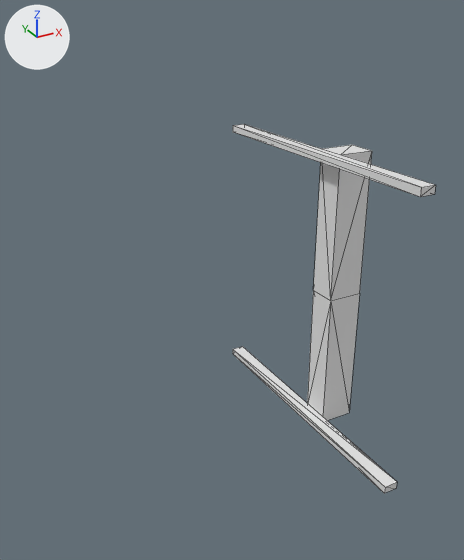
A saved change to the OBJ model Data/bmc/tiles_structure/t_175.obj.
Before and after are seen from a 50 mm camera at (-1.198, -1.673, 0.945) aimed at (-0.273, 0.009, 0.104). Arrows for +X, +Y and +Z are at upper left; the lights stay in place. Mesh edges are drawn as thin lines. Where no turn or scale is listed for an object, it has been applied to the vertices.

Names of what the first picture shows: 't_175'.
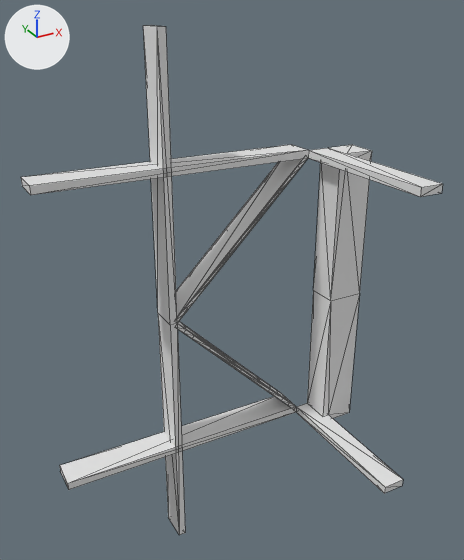
What differs and where, as boxes (x1, y1, x2, y2) in the pictures (464 x 560 px):
't_175', reshaped (107% wider, 38% taller): before (233, 124, 436, 493); after (21, 25, 443, 535)

Patch to the scene script:
```diff
--- a/Data/bmc/tiles_structure/t_175.obj.py
+++ b/Data/bmc/tiles_structure/t_175.obj.py
@@ me_t_175 @@
 # used by ob_t_175; location = (0.0, 0.0, 0.0)
-me_t_175.from_pydata(...)  # 28 vertices, 46 faces; spans x 0.0..0.175, y -0.5..0.5, z -0.5..0.5
+me_t_175.from_pydata(...)  # 208 vertices, 420 faces; spans x -0.875..0.175, y -0.5..0.1, z -0.875..0.875
+# me_t_175 part 1
+# 12 vertices are removed from x 0.0..0.05, y -0.1..0.5, z -0.5..0.5
+# 36 faces are deleted
+# 4 vertices in x 0.05, y -0.5, z -0.5..0.5 move by (0.025, 0.0, 0.0)
+# 142 vertices are added at x -0.5..0.075, y -0.1..0.1, z -0.875..0.875
+# 8 new vertices lie (0.0, 0.5, 0.0) away from vertices in x 0.0..0.05, y -0.5, z -0.5..0.5
+# 8 new vertices lie (-0.875, 0.0, 0.0) away from vertices in x 0.0, y 0.0..0.1, z -0.5..0.5
+# 6 new vertices lie (0.059, 0.0, -0.059) away from vertices in x -0.425..-0.128, y 0.0..0.1, z -0.366..-0.06
+# 6 new vertices lie (0.059, 0.0, 0.059) away from vertices in x -0.425..-0.128, y 0.0..0.1, z 0.06..0.366
+# 6 new vertices lie (0.119, 0.0, 0.119) away from vertices in x -0.366..-0.358, y 0.0..0.1, z 0.12..0.128
+# 6 new vertices lie (0.119, 0.0, -0.119) away from vertices in x -0.366..-0.358, y 0.0..0.1, z -0.128..-0.12
+# 10 new vertices lie (0.0, 0.1, 0.0) away from vertices in x -0.5..-0.011, y 0.0, z -0.875..0.875
+# 410 new faces join them
```
